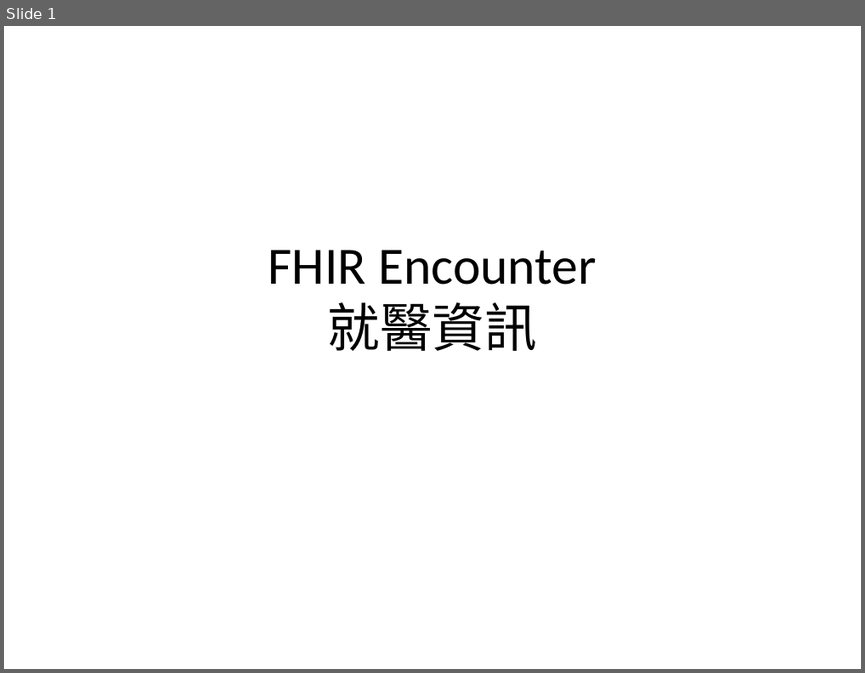
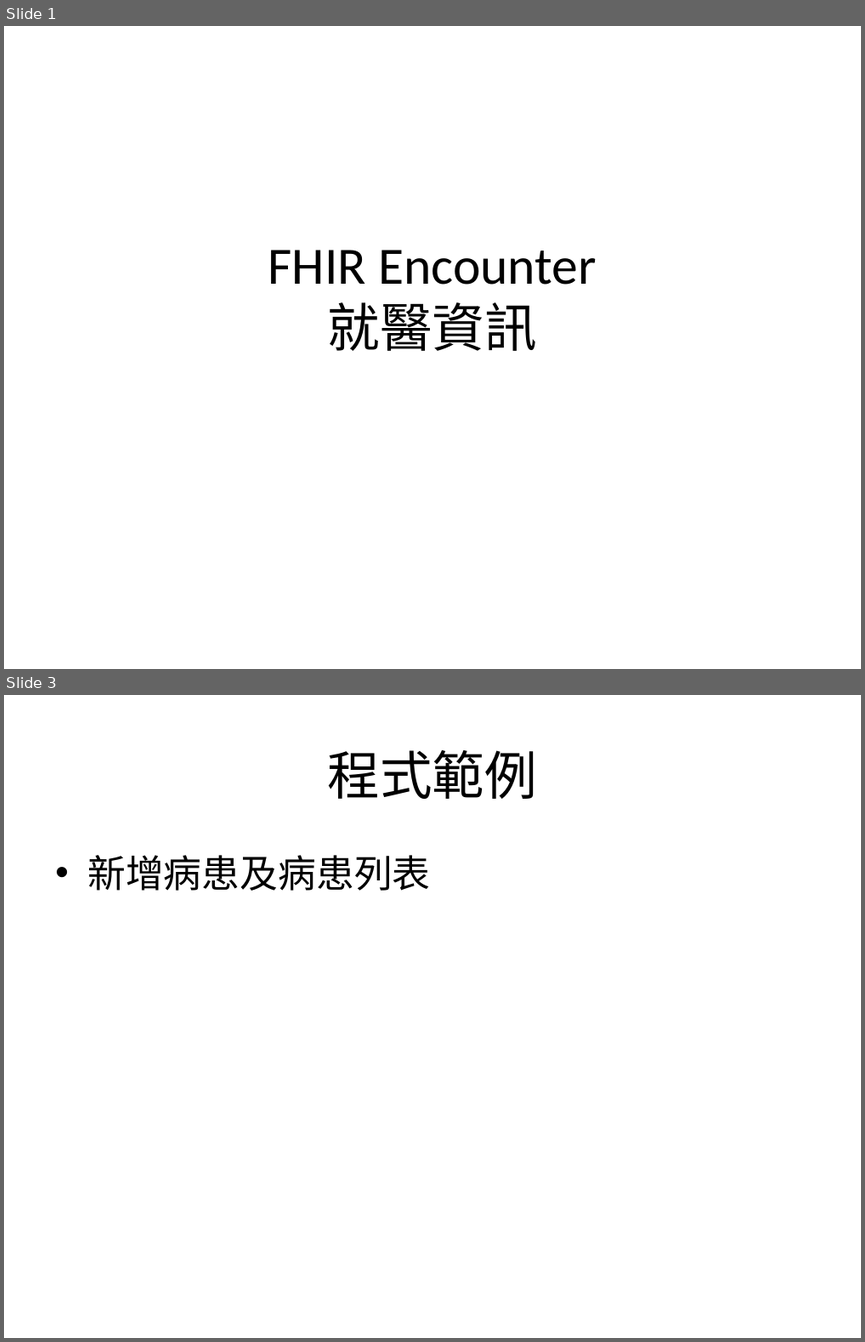
Before and after one commit to mos2718/FHIRspec, a slide deck: Spec/Encounter.pptx. Shown one above the other, each under a label of ours: slide 1 before the commit, slides 1 and 3 after it; the slides between them are not shown. The pictures are 865x673 and 865x1342 pixels, drawn with LibreOffice and Linux fonts; fonts in the diff are those of the drawing. Boxes give left, top, right and bottom in pixels: in the first picture for what was removed or moved away, otherwise in the second. Text is boxed around its words. In the diff, an @@ line names an element or a change of style, - is before the commit and + after.

```diff
--- a/Spec/Encounter.pptx
+++ b/Spec/Encounter.pptx
@@ slide 3 added at [4,695,861,1338], background #FFFFFF @@
@@ title added at [328,750,537,799], 44 pt, text #000000 @@
+程式範例
@@ text added at [87,855,430,891], 32 pt, text #000000 @@
+• 新增病患及病患列表
```
Also in this commit, not shown: 1 slide changed, 18 other slides added, 6 other files.
